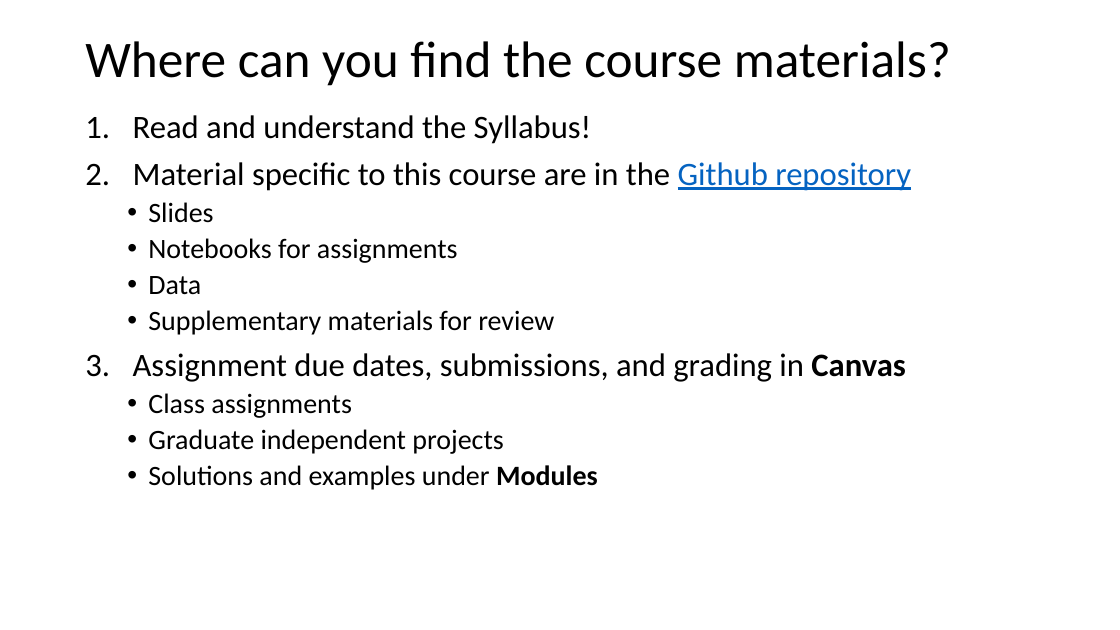
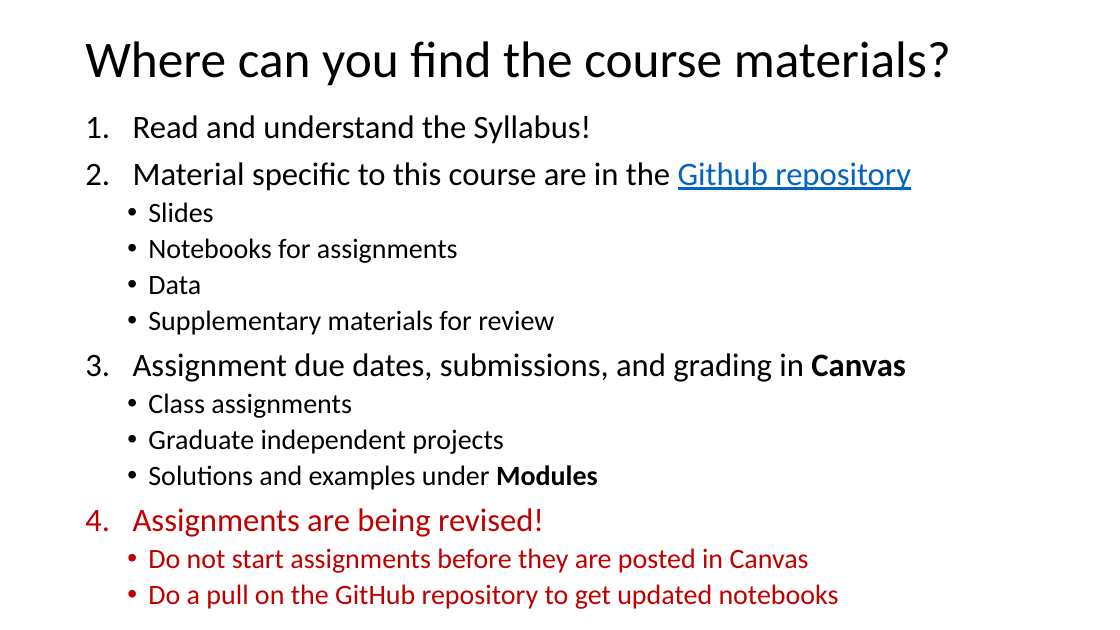
Before and after one commit to harelgabainew/school1, a slide deck: slide 20 of slides/1_Introduction.pptx. Drawn at 1120x630 pixels with LibreOffice and Linux fonts; fonts in the diff are those of the drawing. Boxes give left, top, right and bottom in pixels: in the first picture for what was removed or moved away, otherwise in the second. Text is boxed around its words. In the diff, an @@ line names an element or a change of style, - is before the commit and + after.

```diff
--- a/slides/1_Introduction.pptx
+++ b/slides/1_Introduction.pptx
@@ text at (x1=133, y1=508, x2=839, y2=609): paragraphs added @@
+4. Assignments are being revised!
+  • Do not start assignments before they are posted in Canvas
+  • Do a pull on the GitHub repository to get updated notebooks
```
Also in this commit, not shown: 12 other slides changed, 2 slides added.
